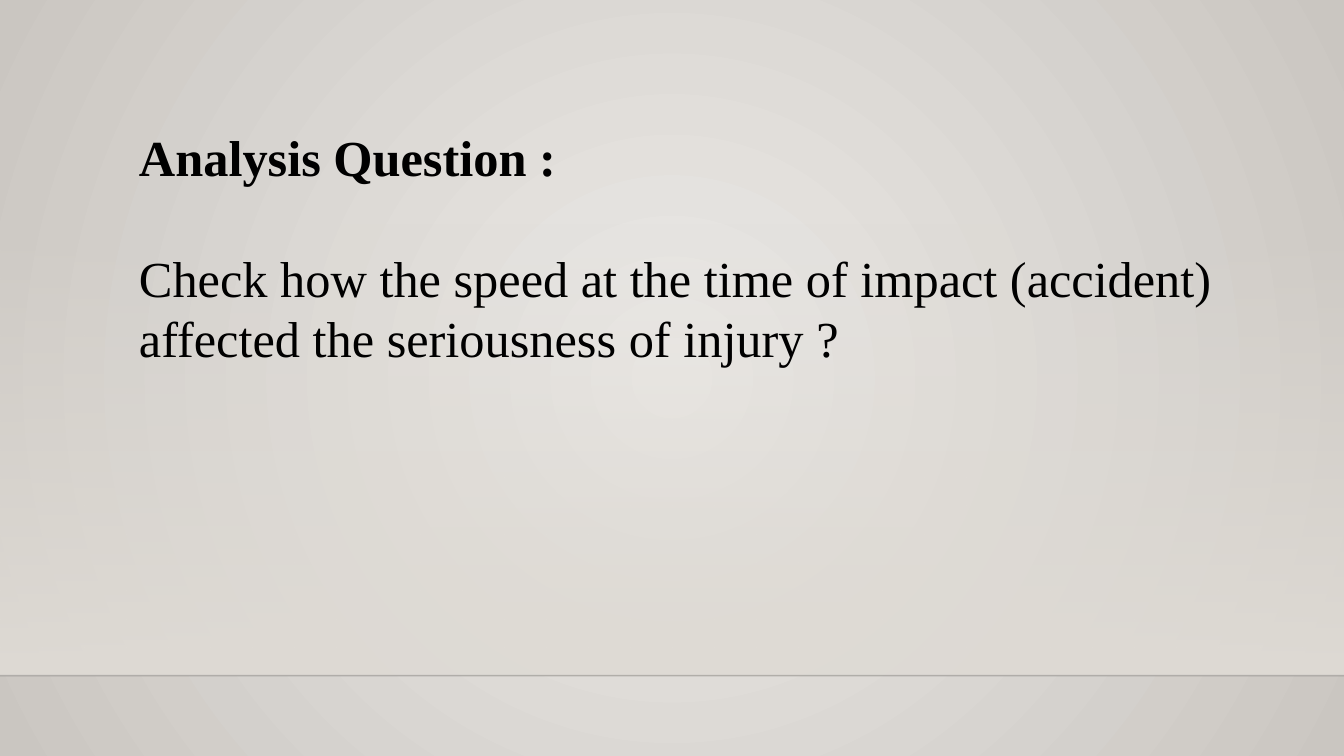
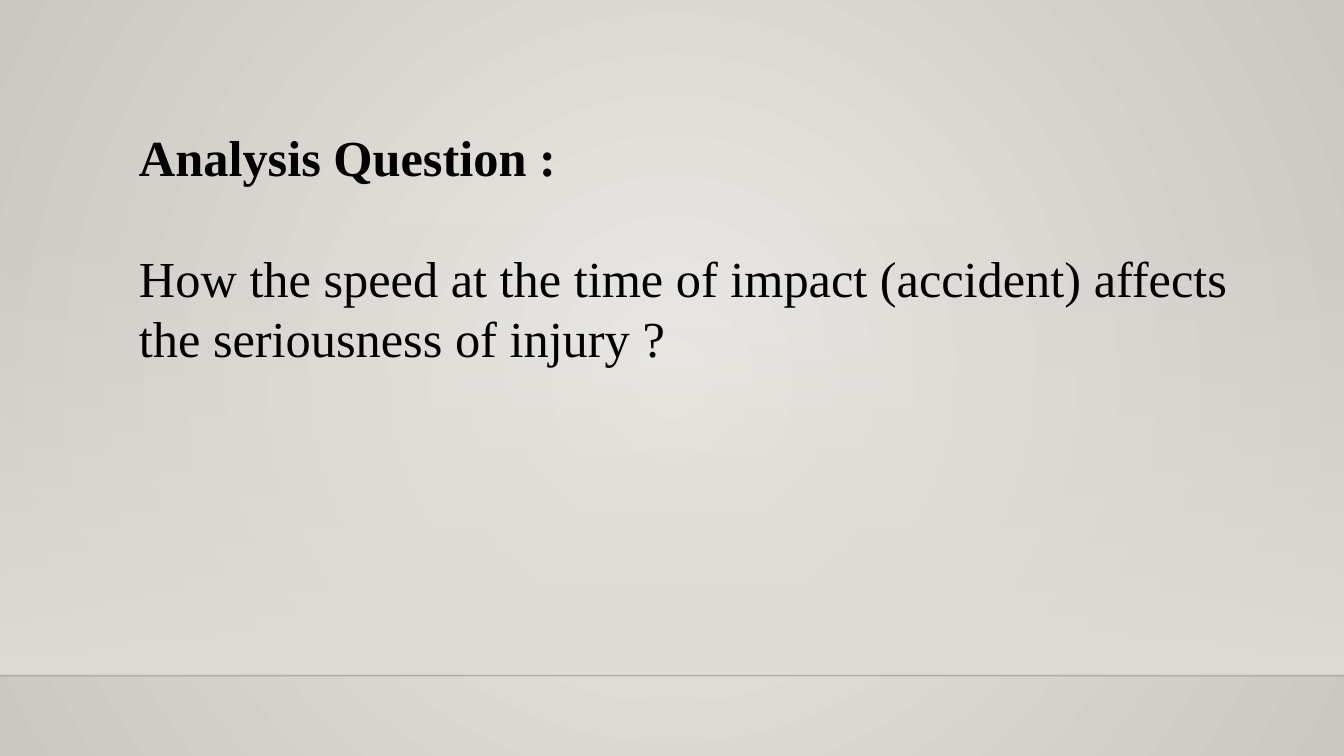
Before and after one commit to rajgabani/DAB-103-006-001, a slide deck: slide 19 of Project.pptx (slide 47 before the commit). Drawn at 1344x756 pixels with LibreOffice and Linux fonts; fonts in the diff are those of the drawing; background and template pictures are left out. Boxes give left, top, right and bottom in pixels: in the first picture for what was removed or moved away, otherwise in the second. Text is boxed around its words. In the diff, an @@ line names an element or a change of style, - is before the commit and + after.

```diff
--- a/Project.pptx
+++ b/Project.pptx
@@ text at box(139, 261, 1227, 368): text changed @@
-Check how the speed at the time of impact (accident) affected the seriousness of injury ?
+How the speed at the time of impact (accident) affects the seriousness of injury ?
```
Also in this commit, not shown: 18 other slides changed, 4 slides added, 38 slides removed, 2 other files.
